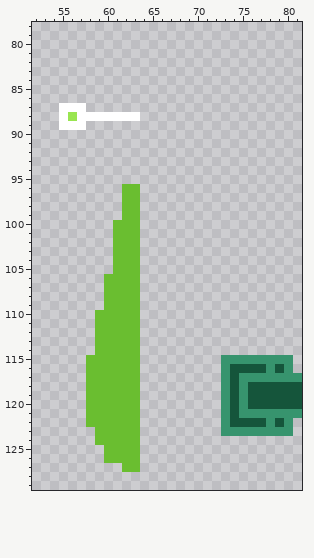
Two versions of one pixel-art file, res/atlas/tiles.aseprite. Above, as it was before the edit.
256x256 pixels, 1 frame. Pixels under 10% opacity are left out. Colours within 5 levels of each other are drawn and written as one. Shown: x 52..81, y 78..129.
The result:
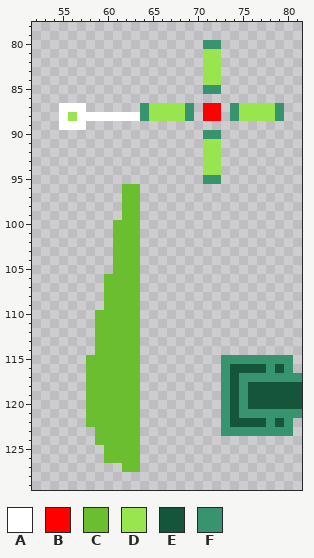
Palette (. is transparent): A #ffffff  B #ff0000  C #6abe30  D #99e550  E #15553b  F #37946e
The exact change:
Changed rows in their new state; - is an unchanged pixel.
first column x 64:
 80 -------FF-------
 81 -------DD-------
 82 -------DD-------
 83 -------DD-------
 84 -------DD-------
 85 -------FF-------
 87 FDDDDF-BB-FDDDDF
 88 FDDDDF-BB-FDDDDF
 90 -------FF-------
 91 -------DD-------
 92 -------DD-------
 93 -------DD-------
 94 -------DD-------
 95 -------FF-------
Where, in picture pixels (left, top, right, bottom), the same in both pictures:
added: (140, 40, 284, 184)
